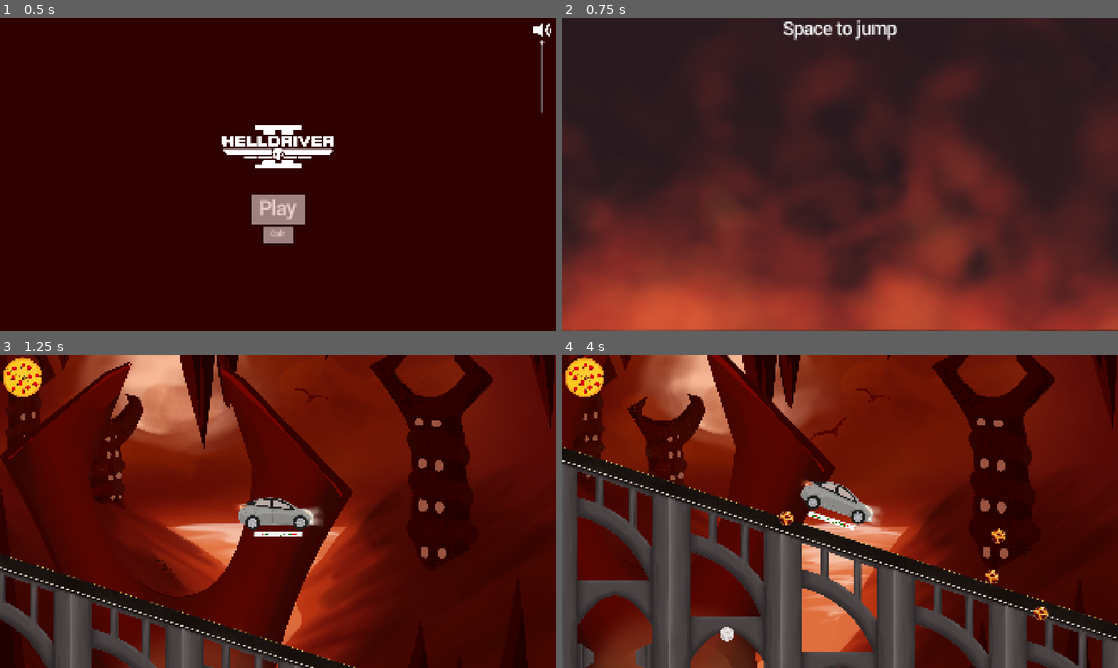
Above: before the commit, frames 1-4 (two rows, left to right).
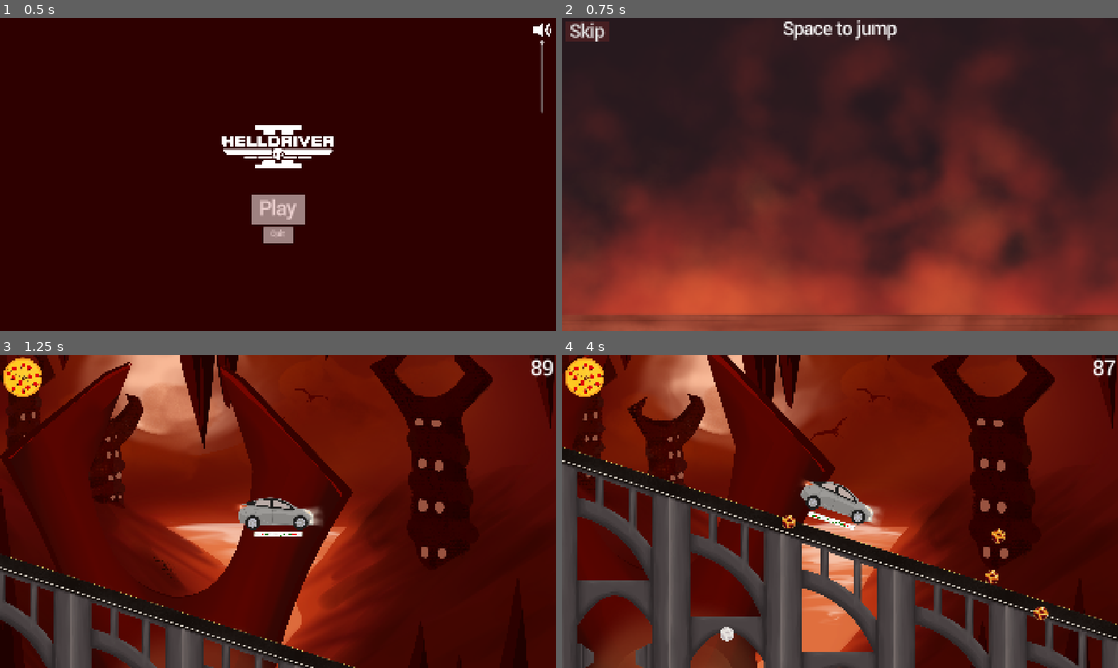
Above: after the commit, the same moments.

Repository: Hardware7253/HellDriver-2
Game: Godot game, scene res://scenes/menu.tscn
Same seed, same stepped clock (60 frames per second), same inputs: the game is played once before the commit and once after it. Sound files missing from this copy of the repository are replaced by a short silence.
Inputs (mouse positions are in pixels of both pictures, inside the frame that each line leads up to):
- Up to frame 1 (0.5 s): no input
- Up to frame 2 (0.75 s): click (840, 208) at 0.5 s
- Up to frame 3 (1.25 s): no input
- Up to frame 4 (4 s): tap Enter (ui_accept) at 1.25, 1.35, 1.52, 1.82, 2.27, 2.3, 2.57, 2.85, 3.77, 3.8 s; move the mouse to (962, 495) at 1.27 s; click (962, 495) at 1.42 s; move the mouse to (728, 527) at 2.02 s; tap F at 2.1, 3.6 s; click (728, 527) at 2.17 s; move the mouse to (895, 442) at 2.77 s; click (895, 442) at 2.92 s; move the mouse to (812, 574) at 3.52 s; click (812, 574) at 3.67 s

Frame 1 is identical in both runs. In frame 2, 25% of the frame differs, in the area x 0-100%, y 1-100%; in frame 3, 0.2%; in frame 4, 0.3%.

Commit message:
Added timer ui
Added timer ui so it's easy to see how long until you reach the end of
the game

Diff:
--- a/scenes/game.tscn
+++ b/scenes/game.tscn
@@ -8,6 +8,7 @@
 [ext_resource type="Texture2D" uid="uid://dnkk5127r3sie" path="res://assets/sprites/Pizza.png" id="3_gee14"]
 [ext_resource type="PackedScene" uid="uid://dks1ydrkodf31" path="res://scenes/road spawner.tscn" id="3_iywne"]
 [ext_resource type="PackedScene" uid="uid://dnkyjjmfbyao3" path="res://scenes/pause_menu.tscn" id="3_vtaks"]
+[ext_resource type="Script" uid="uid://c1q05nsa54xhv" path="res://scripts/timer_label.gd" id="6_trtic"]
 [ext_resource type="PackedScene" uid="uid://b20x2r1gg4j6x" path="res://scenes/parralax_object.tscn" id="6_u5sy4"]
 [ext_resource type="Texture2D" uid="uid://bb3w7psopjb0q" path="res://assets/sprites/backgroundBase.png" id="7_0tnpc"]
 [ext_resource type="Texture2D" uid="uid://bs5dlf3h8dvo4" path="res://assets/sprites/building_asset.png" id="8_gee14"]
@@ -125,7 +126,7 @@
 [node name="Game" type="Node2D"]
 
 [node name="GameTimer" type="Timer" parent="."]
-wait_time = 120.0
+wait_time = 90.0
 one_shot = true
 autostart = true
 script = ExtResource("1_kvpfn")
@@ -158,6 +159,31 @@
 script = ExtResource("9_0tnpc")
 player = NodePath("../../Player")
 
+[node name="TimerUI" type="Control" parent="UICanvas"]
+layout_mode = 3
+anchors_preset = 15
+anchor_right = 1.0
+anchor_bottom = 1.0
+grow_horizontal = 2
+grow_vertical = 2
+
+[node name="Label" type="Label" parent="UICanvas/TimerUI" node_paths=PackedStringArray("game_timer")]
+process_mode = 3
+layout_mode = 1
+anchors_preset = -1
+anchor_right = 1.0
+anchor_bottom = 1.0
+offset_right = -10.0
+offset_bottom = 83.125
+rotation = 0.00220201
+theme = ExtResource("2_kvpfn")
+theme_override_font_sizes/font_size = 70
+text = "Hell World"
+horizontal_alignment = 2
+justification_flags = 0
+script = ExtResource("6_trtic")
+game_timer = NodePath("../../../GameTimer")
+
 [node name="pause_menu" parent="UICanvas" node_paths=PackedStringArray("game_timer") instance=ExtResource("3_vtaks")]
 visible = false
 game_timer = NodePath("../../GameTimer")
--- a/scenes/start_cutscene.tscn
+++ b/scenes/start_cutscene.tscn
@@ -55,6 +55,15 @@
 script = ExtResource("1_55uw1")
 tutorial_label = NodePath("MarginContainer/Label")
 
+[node name="Panel" type="Panel" parent="."]
+z_index = -100
+layout_mode = 1
+anchors_preset = 15
+anchor_right = 1.0
+anchor_bottom = 1.0
+grow_horizontal = 2
+grow_vertical = 2
+
 [node name="MarginContainer" type="MarginContainer" parent="."]
 layout_mode = 1
 anchors_preset = 5
@@ -82,32 +91,32 @@
 
 [node name="Satan" type="TextureRect" parent="."]
 visible = false
-z_index = -10
 layout_mode = 1
 anchors_preset = 15
 anchor_right = 1.0
 anchor_bottom = 1.0
-offset_left = -66.0
-offset_top = 121.0
-offset_right = -65.0
-offset_bottom = 121.0
+offset_left = -230.0
+offset_top = -72.0
+offset_right = 145.0
+offset_bottom = 138.0
 grow_horizontal = 2
 grow_vertical = 2
 scale = Vector2(0.964167, 0.91)
 texture = ExtResource("3_o8vx0")
 expand_mode = 1
+stretch_mode = 6
 script = ExtResource("3_x4yeb")
 
 [node name="Background" type="TextureRect" parent="."]
-z_index = -20
+z_index = -1
 layout_mode = 1
 anchors_preset = 15
 anchor_right = 1.0
 anchor_bottom = 1.0
-offset_left = -315.0
-offset_top = -83.0
-offset_right = 193.0
-offset_bottom = 202.0
+offset_left = -190.0
+offset_top = -135.0
+offset_right = 318.0
+offset_bottom = 150.0
 grow_horizontal = 2
 grow_vertical = 2
 scale = Vector2(0.964167, 0.91)
@@ -124,5 +133,22 @@
 volume_db = 7.495
 autoplay = true
 
+[node name="MarginContainer2" type="MarginContainer" parent="."]
+layout_mode = 0
+offset_right = 171.0
+offset_bottom = 93.0
+theme_override_constants/margin_left = 10
+theme_override_constants/margin_top = 10
+theme_override_constants/margin_right = 10
+theme_override_constants/margin_bottom = 10
+
+[node name="Button" type="Button" parent="MarginContainer2"]
+z_index = 4096
+layout_mode = 2
+size_flags_horizontal = 0
+theme_override_font_sizes/font_size = 61
+text = " Skip "
+
 [connection signal="timeout" from="Timer" to="Satan" method="_on_timer_timeout"]
 [connection signal="finished" from="AudioStreamPlayer" to="." method="_on_audio_stream_player_finished"]
+[connection signal="pressed" from="MarginContainer2/Button" to="." method="_on_button_pressed"]
--- a/scripts/end_cutscene.gd
+++ b/scripts/end_cutscene.gd
@@ -14,7 +14,7 @@
 	if health > 5:
 		voiceline = good_ending_voiceline
 		subtitle = "Thank you my loyal imp for bringing me this pizza."
-	elif health > 3:
+	elif health > 0:
 		voiceline = middle_ending_voiceline
 		subtitle = "This is of acceptable quality."
 	else:
--- a/scripts/game_timer.gd
+++ b/scripts/game_timer.gd
@@ -9,6 +9,7 @@
 func _process(delta: float) -> void:
 	progress = (wait_time - time_left) / wait_time
 
+
 	if time_left == 0 and !is_game_over:
 		get_tree().paused = true
 		game_over.emit()
--- a/scripts/start_cutscene.gd
+++ b/scripts/start_cutscene.gd
@@ -1,11 +1,6 @@
 extends Control
 
 @export var tutorial_label: Label
-
-func _process(delta: float) -> void:
-	if Input.is_action_just_pressed("ui_accept") or Input.is_action_just_pressed("ui_cancel"):
-		_on_button_pressed()
-
 
 func _on_audio_stream_player_finished() -> void:
 	get_tree().change_scene_to_file("res://scenes/game.tscn")
--- /dev/null
+++ b/scripts/timer_label.gd
@@ -0,0 +1,20 @@
+extends Label
+
+
+@export var game_timer: Timer
+
+# Called when the node enters the scene tree for the first time.
+func _ready() -> void:
+	pass # Replace with function body.
+
+
+# Called every frame. 'delta' is the elapsed time since the previous frame.
+func _process(delta: float) -> void:
+	text = str(int(game_timer.time_left))
+
+	# Timer label needs to be hidden when the game is paused
+	# because it's behind the volume icon
+	if get_tree().paused:
+		hide()
+	else:
+		show()
Not shown: 1 places in scenes/game.tscn that only renumber resources
Not shown, added: scripts/timer_label.gd.uid
Not shown, changed: exports/Web/index.html
Not shown, changed: exports/Web/index.pck
Not shown, changed: exports/web.zip
